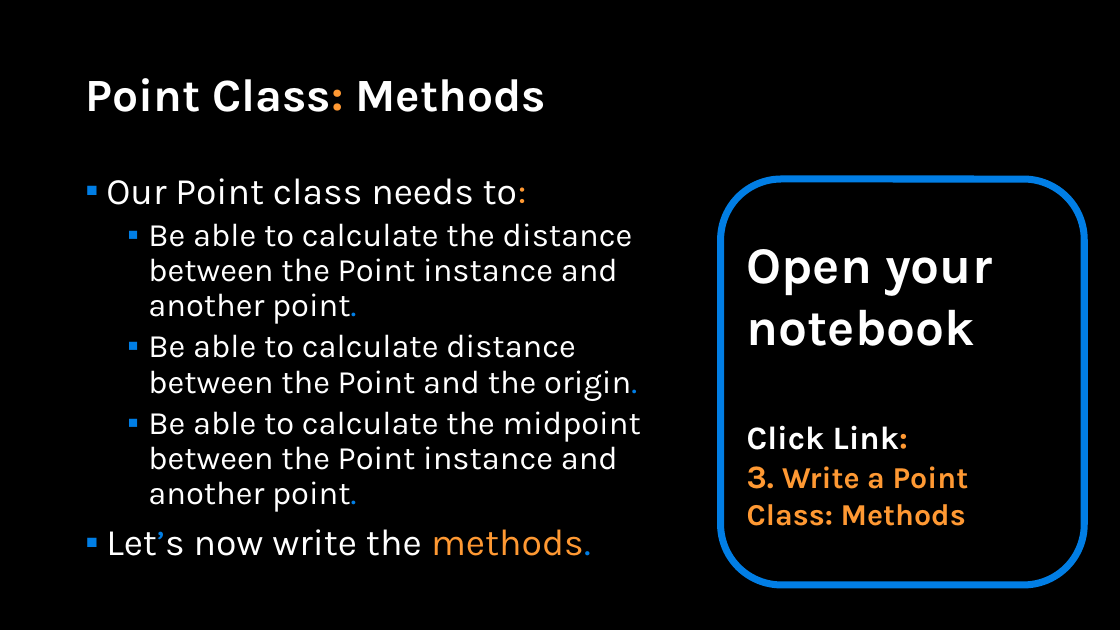
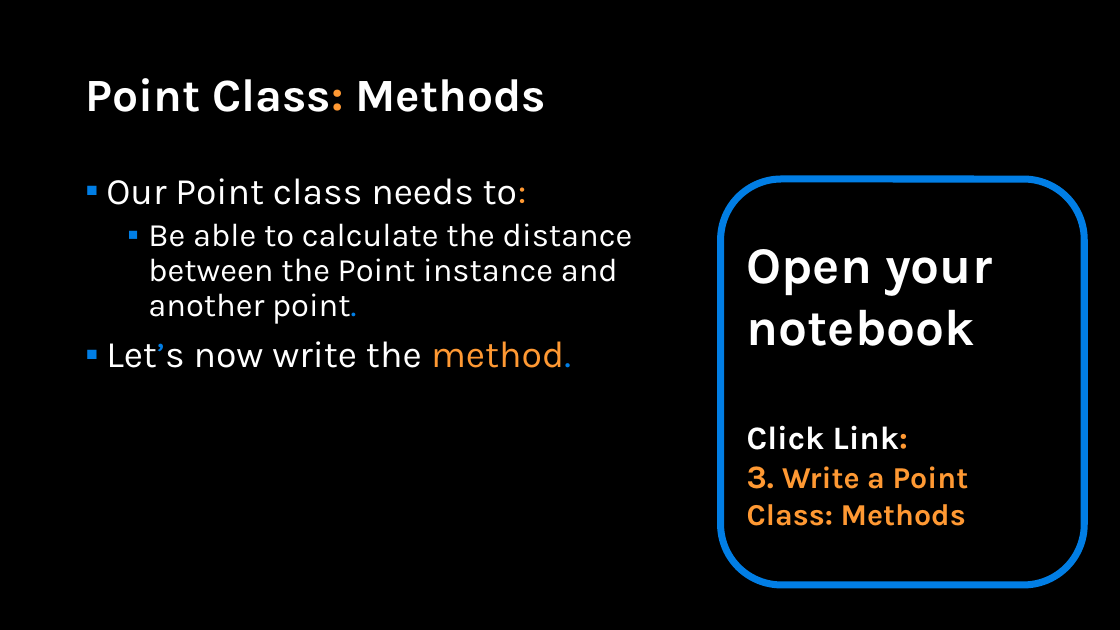
Before and after one commit to APS106/APS106-winter-2022-material, a slide deck: slide 32 of lectures/week10/lecture2/slides/week10_lecture2.pptx. Drawn at 1120x630 pixels with LibreOffice and Linux fonts; fonts in the diff are those of the drawing; background and template pictures are left out. Boxes give left, top, right and bottom in pixels: in the first picture for what was removed or moved away, otherwise in the second. Text is boxed around its words. In the diff, an @@ line names an element or a change of style, - is before the commit and + after.

```diff
--- a/lectures/week10/lecture2/slides/week10_lecture2.pptx
+++ b/lectures/week10/lecture2/slides/week10_lecture2.pptx
@@ text at box(106, 341, 571, 368): text changed; size 28 to 32 pt @@
-  ▪ Be able to calculate distance between the Point and the origin.
-  ▪ Be able to calculate the midpoint between the Point instance and another point.
-▪ Let’s now write the methods.
+▪ Let’s now write the method.
```
Also in this commit, not shown: 4 other slides changed, 4 other files.
